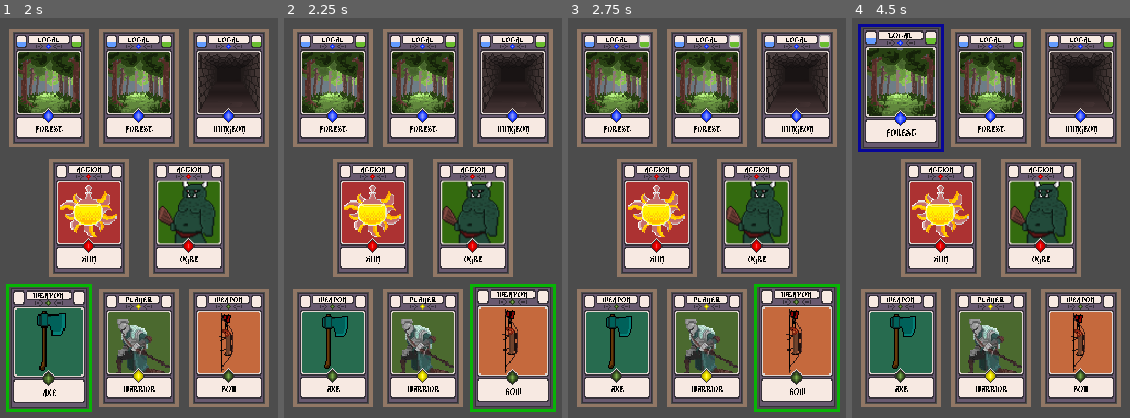
Above: before the commit, frames 1-4 (left to right).
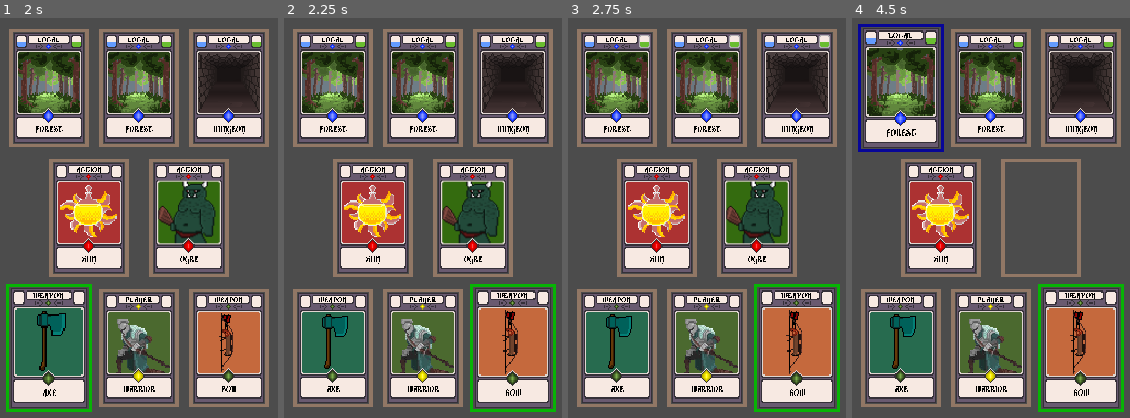
Above: after the commit, the same moments.

Repository: kdds22/Crawler-Card-RPG
Game: Godot game, scene res://scenes/MainCore.tscn
Two runs of this game, one before a commit and one after it. Both use one fixed random seed, a clock stepped at 60 frames per second and the inputs below.
Inputs (mouse positions are in pixels of both pictures, inside the frame that each line leads up to):
- Up to frame 1 (2 s): move the mouse to (139, 346) at 0.52 s; press the mouse at (139, 346) at 0.53 s; move the mouse to (50, 346) at 1.27 s; release the mouse at (50, 346) at 1.28 s; click (50, 346) at 1.35 s
- Up to frame 2 (2.25 s): tap Enter at 2 s; move the mouse to (511, 346) at 2.02 s; press the mouse at (511, 346) at 2.03 s
- Up to frame 3 (2.75 s): no input
- Up to frame 4 (4.5 s): move the mouse to (940, 218) at 2.77 s; release the mouse at (940, 218) at 2.78 s; click (940, 218) at 2.85 s; move the mouse to (1041, 218) at 3.52 s; press the mouse at (1041, 218) at 3.53 s; tap Space at 4.25 s; move the mouse to (902, 86) at 4.27 s; release the mouse at (902, 86) at 4.28 s; click (902, 86) at 4.35 s

Frame 1 is identical in both runs. In frame 2, 1.4% of the frame differs, in the area x 68-97%, y 67-98%; in frame 3, 1.4%; in frame 4, 12%, in the area x 55-98%, y 36-99%.

Commit message:
Bug da Movimentacao Consertado - Voltar com a Interacao da Carta-Local

Diff:
--- a/scripts/CardBase.gd
+++ b/scripts/CardBase.gd
@@ -59,6 +59,9 @@
 			print("\nclicked: ",my_info["Name"]," - ", clicked)
 			$Sprite.z_index = 1
 		if event.is_action_released("click"):
+			moving = false
+			position = initial_position
+			$Sprite.z_index = 0
 			if clicked:
 				print(my_info["Name"], " - Soltei - ", clicked)
 				clicked = false
@@ -77,13 +80,10 @@
 
 
 	if clicked and event is InputEventMouseMotion:
-		if my_info["Type"] == "Weapon" or (my_info["Type"] == "Action" and my_info["Description"] == "Potion"):
+		if my_info["Type"] == "Weapon":
 			moving = true
-			global_position = get_global_mouse_position()
-#		if my_info["Type"] == "Action" and my_info["Description"] == "Potion":
-#			moving = true
-#			global_position = get_global_mouse_position()
-		moving = false
+		if my_info["Type"] == "Action" and my_info["Description"] == "Potion":
+			moving = true
 
 	pass # func _input
 
@@ -104,12 +104,9 @@
 
 
 func _process(delta: float) -> void:
-	if clicked and focused:
+	if moving:
 		global_position = get_global_mouse_position()
-	if clicked and not focused:
-		clicked = false
-		position = initial_position
-
+		clicked = true # sem isso a carta não realiza a interação, por causa da condição -> if clicked and not focused:
 	pass
 
 
@@ -233,11 +230,12 @@
 
 # Referencia a Carta que esta sendo "DES"FOCADA
 func _on_CardBase_mouse_exited() -> void:
-	focused = false
-	print(my_info["Name"], "\nFocado: ", focused)
-	clicked = false
-	get_parent().scale = Vector2(1.1,1.1)
-	get_parent().self_modulate = Color(1,1,1)
+	if not moving:
+		focused = false
+		print(my_info["Name"], "\nFocado: ", focused)
+		clicked = false
+		get_parent().scale = Vector2(1.1,1.1)
+		get_parent().self_modulate = Color(1,1,1)
 
 	pass # func _on_CardBase_mouse_exited
 
